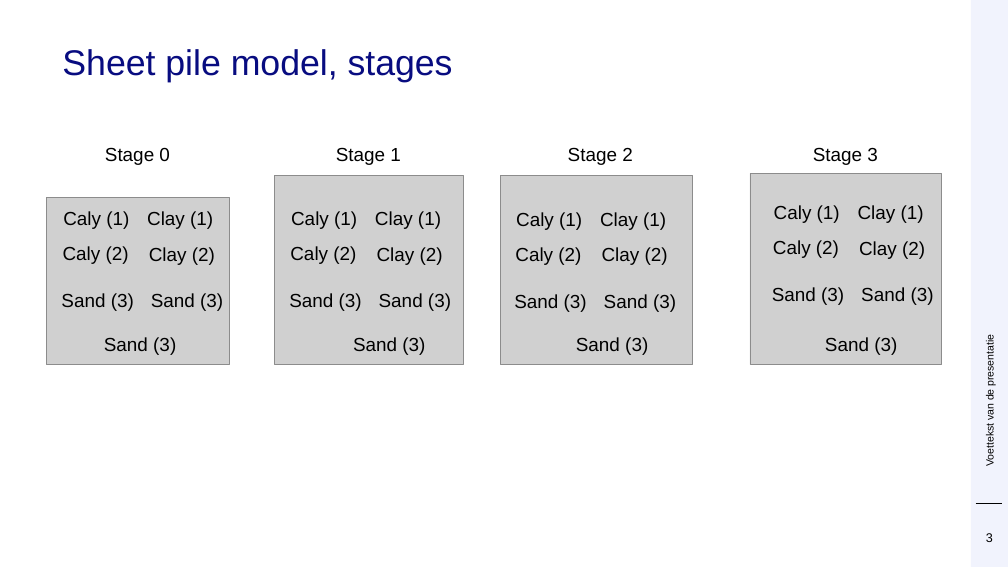
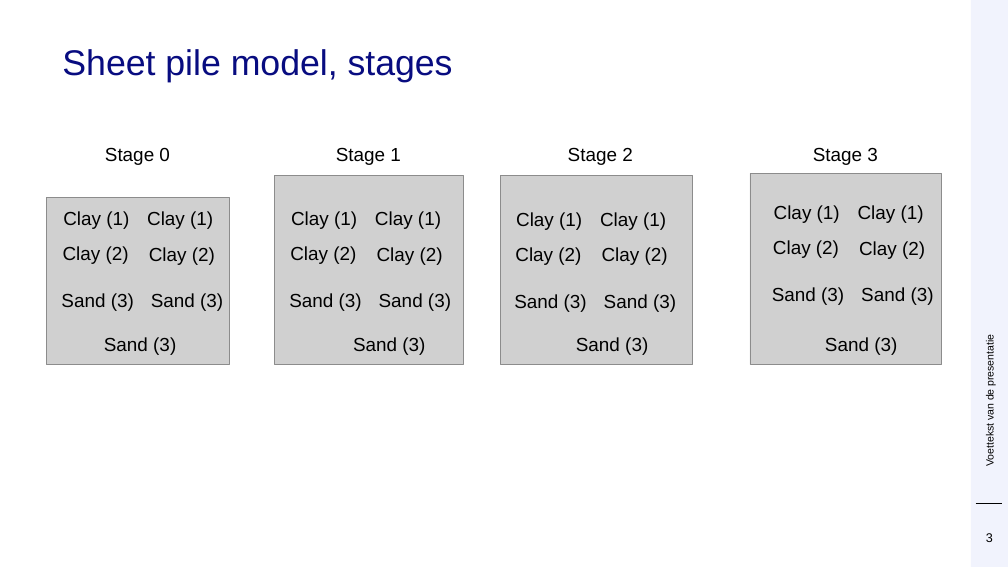
Before and after one commit to Deltares/ProbabilisticLibrary, a slide deck: slide 3 of sources/Deltares.Probabilistic.PWrapper.Examples/kratos/Sheet pile.pptx. Drawn at 1008x567 pixels with LibreOffice and Linux fonts; fonts in the diff are those of the drawing; grey boxes stand for pictures; background and template pictures are left out. Boxes give left, top, right and bottom in pixels: in the first picture for what was removed or moved away, otherwise in the second. Text is boxed around its words. In the diff, an @@ line names an element or a change of style, - is before the commit and + after.

Commit message:
fix typo

```diff
--- a/sources/Deltares.Probabilistic.PWrapper.Examples/kratos/Sheet pile.pptx
+++ b/sources/Deltares.Probabilistic.PWrapper.Examples/kratos/Sheet pile.pptx
@@ text at (774, 205, 840, 223): text changed @@
-Caly (1)
+Clay (1)
@@ text at (63, 211, 129, 229): text changed @@
-Caly (1)
+Clay (1)
@@ text at (291, 211, 357, 229): text changed @@
-Caly (1)
+Clay (1)
@@ text at (516, 212, 582, 230): text changed @@
-Caly (1)
+Clay (1)
@@ text at (63, 246, 129, 264): text changed @@
-Caly (2)
+Clay (2)
@@ text at (290, 246, 356, 264): text changed @@
-Caly (2)
+Clay (2)
@@ text at (515, 247, 581, 265): text changed @@
-Caly (2)
+Clay (2)
@@ text at (773, 240, 839, 258): text changed @@
-Caly (2)
+Clay (2)
```
